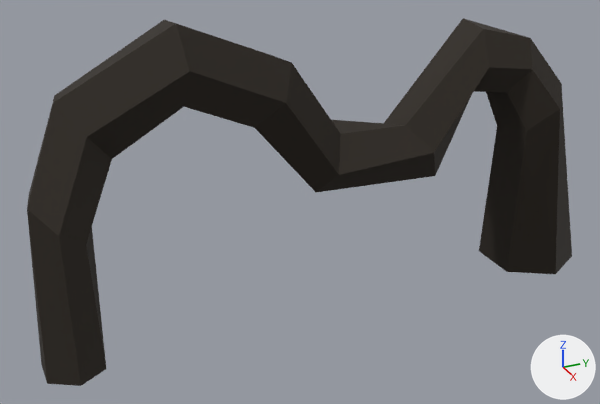
Two versions of the glTF model assets/synty/synty-swamp-root-02.gltf, one commit apart.
The view is the same before and after, from a 50 mm lens placed at (0.841, -0.183, 0.466), pointed at (-0.19, 0.281, -0.049). The axes (+X, +Y, +Z) are drawn at lower right. The lights are the same throughout. The first picture is the older version. Vertices at exactly the same position are counted once.

Objects in the first picture: 'SM_Swamp_Root_02'.
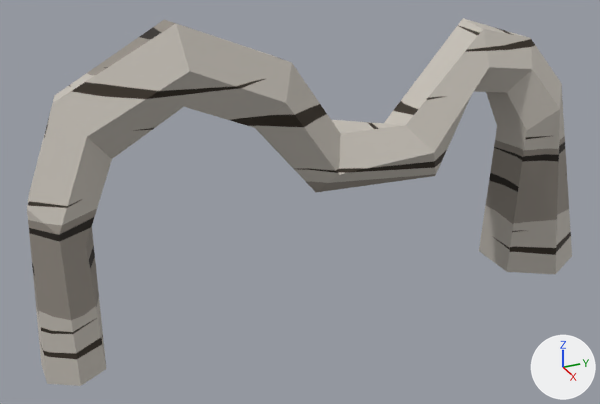
Edits to the bpy script that builds the scene:
```text
Change mat_lambert2:
    remove # nodes: BsdfPrincipled, Mix, OutputMaterial, TexImage
    remove # colours: light grey #cccccc
    nodes: BsdfPrincipled, Math x2, OutputMaterial, TexImage
Change me_sm_swamp_root_02:
    where me_sm_swamp_root_02.from_pydata(...)  # 66 vertices, 120 faces; spans x -0.29..-0.08, y -0.114..0.806, z -0.244..0.244
    used by ob_sm_swamp_root_02; location = (0.0, 0.0, 0.0)
    me_sm_swamp_root_02 part 1: texture (UV) coordinates of 120 of 120 faces, centred in x -0.272..-0.1, y -0.111..0.77, z -0.176..0.219, changed; they spanned u 0.69..0.69, v 0.36..0.36 and now span u -1.13..0.16, v 0.66..1.91
```

Changed parts and their boxes [x1, y1, x2, y2] in the pictures (600 x 404 px):
'SM_Swamp_Root_02', recoloured, surface changed (black to grey): [27, 18, 572, 386] in both
